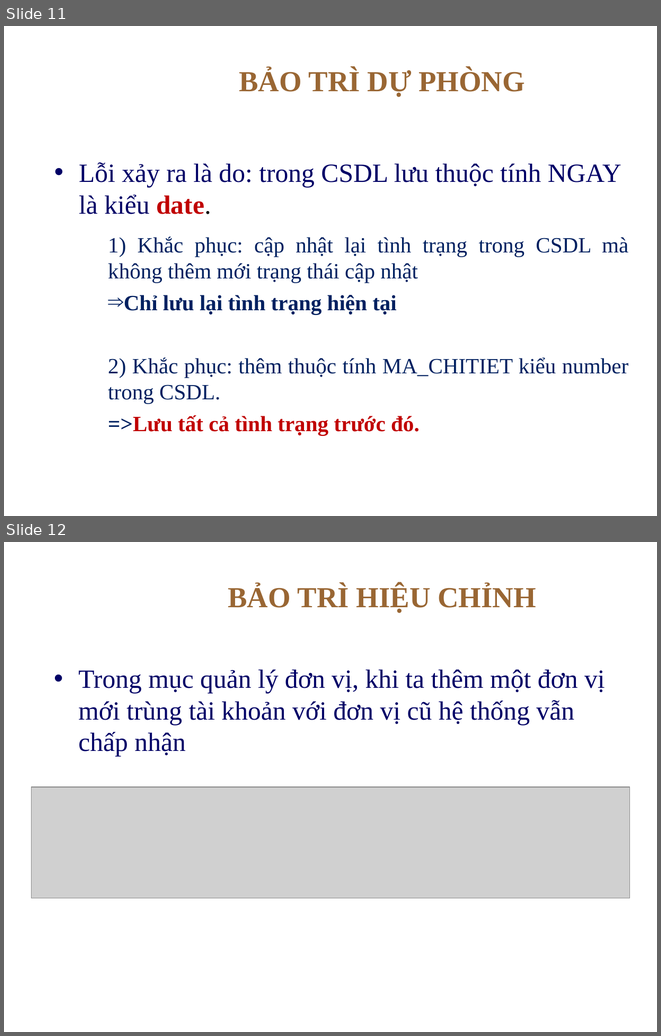
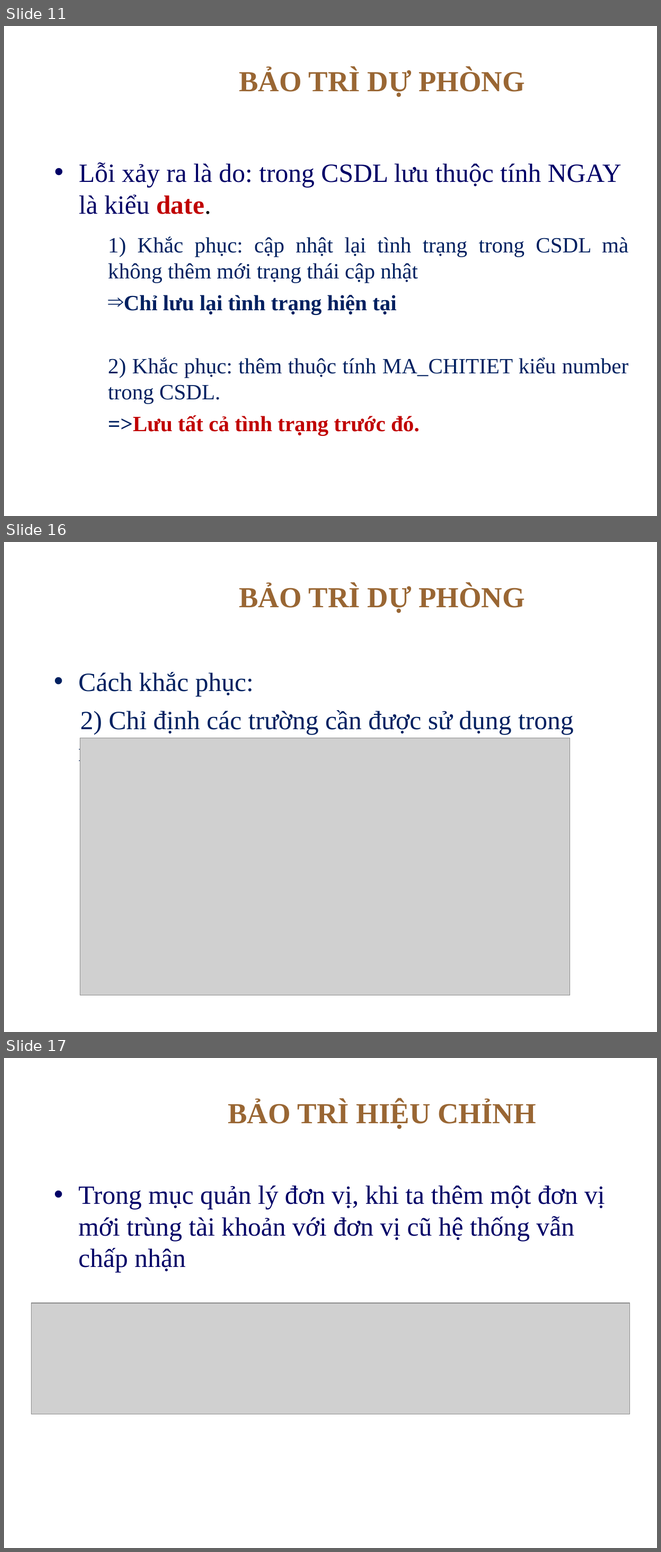
Before and after one commit to thanhphi0127/manager-configuration, a slide deck: doc/baitapso2/BAOTRI_BAITAP2__update.ppt. Shown one above the other, each under a label of ours: slides 11 and 12 before the commit, slides 11, 16 and 17 after it; the slides between them are not shown. The pictures are 661x1036 and 661x1552 pixels, drawn with LibreOffice and Linux fonts; fonts in the diff are those of the drawing; grey boxes stand for pictures; background and template pictures are left out. Boxes give left, top, right and bottom in pixels: in the first picture for what was removed or moved away, otherwise in the second. Text is boxed around its words. In the diff, an @@ line names an element or a change of style, - is before the commit and + after.

Commit message:
Thêm bảo trì dụ phòng

```diff
--- a/doc/baitapso2/BAOTRI_BAITAP2__update.ppt
+++ b/doc/baitapso2/BAOTRI_BAITAP2__update.ppt
@@ slide 16 added at (4, 542, 657, 1032), background picture (left out) @@
@@ title added at (239, 585, 525, 613), 32 pt, text #996633, bold @@
+BẢO TRÌ DỰ PHÒNG
@@ text added at (78, 672, 574, 766), 29 pt, text #002060 @@
+• Cách khắc phục:
+2) Chỉ định các trường cần được sử dụng trong model
@@ picture added at (80, 738, 570, 995) @@
@@ what was slide 12 is now slide 17 @@
```
Also in this commit, not shown: 3 slides changed, 5 other slides added.
